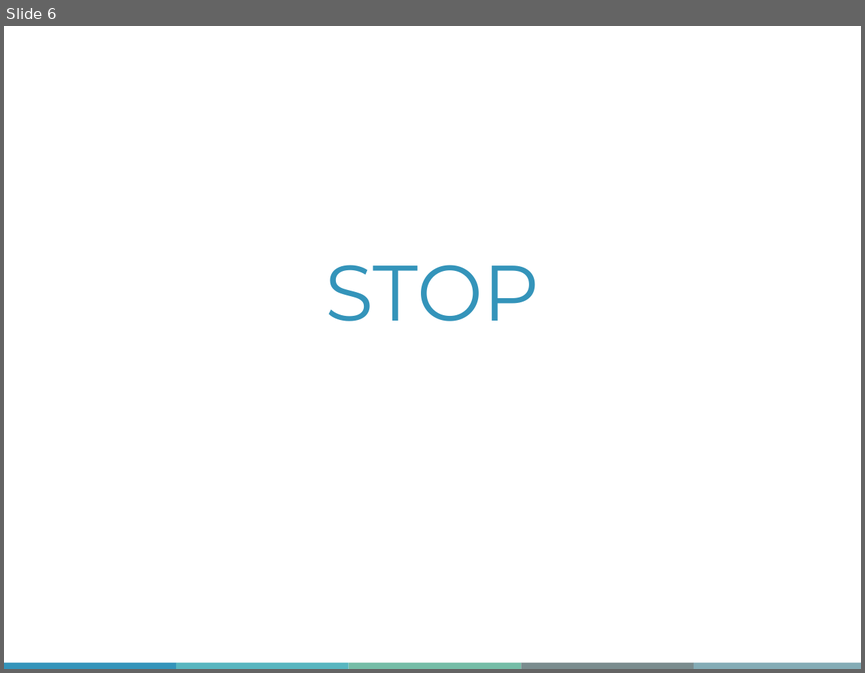
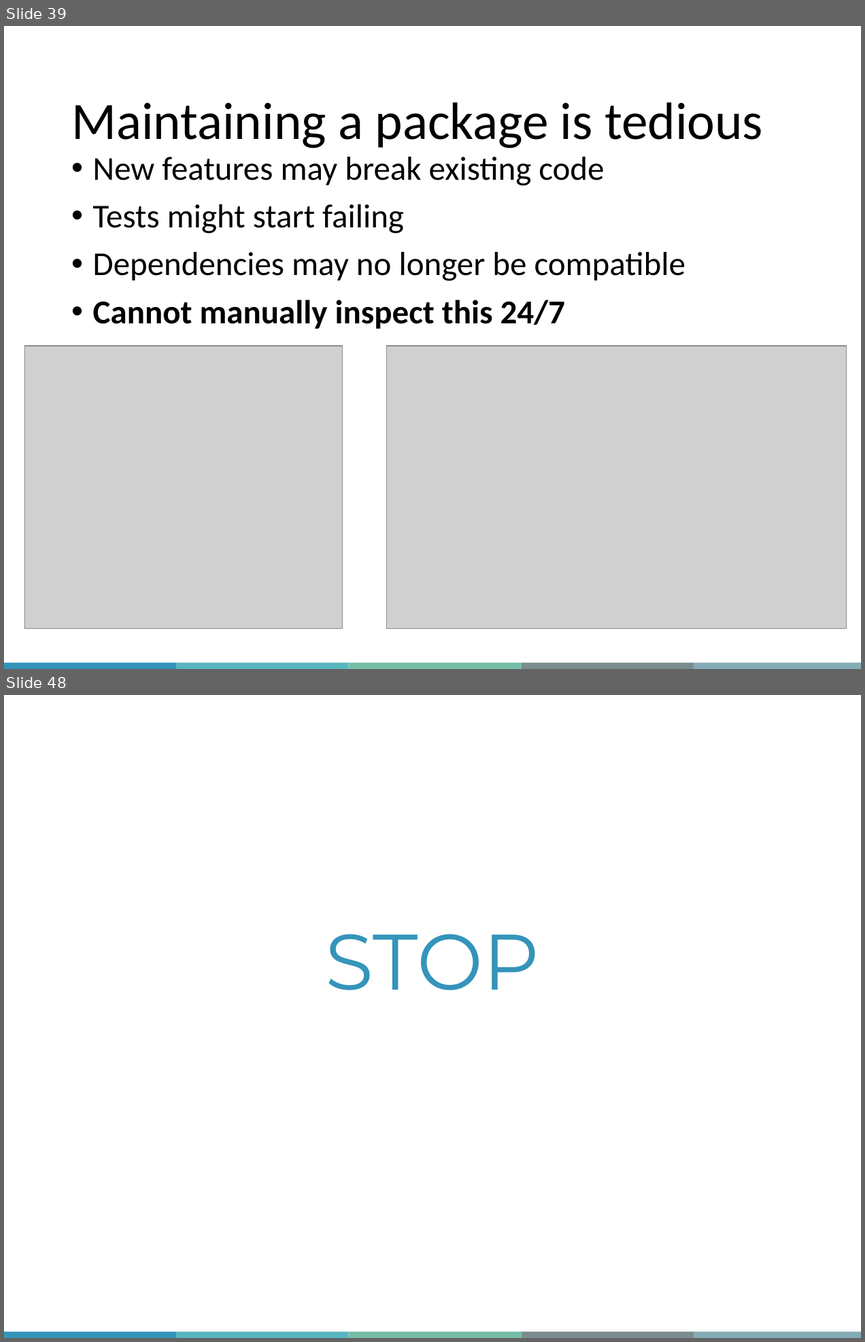
Before and after one commit to QLS-MiCM/RPackageDevelopment, a slide deck: Slides/RPackageDevelopment_Slides.pptx. Shown one above the other, each under a label of ours: slide 6 before the commit, slides 39 and 48 after it; the slides between them are not shown. The pictures are 865x673 and 865x1342 pixels, drawn with LibreOffice and Linux fonts; fonts in the diff are those of the drawing; grey boxes stand for pictures; background and template pictures are left out. Boxes give left, top, right and bottom in pixels: in the first picture for what was removed or moved away, otherwise in the second. Text is boxed around its words. In the diff, an @@ line names an element or a change of style, - is before the commit and + after.

```diff
--- a/Slides/RPackageDevelopment_Slides.pptx
+++ b/Slides/RPackageDevelopment_Slides.pptx
@@ slide 39 added at box(4, 26, 861, 669), background #FFFFFF; not listed: 5 template elements that a slide beside it also shows @@
@@ title added at box(71, 102, 763, 148), 44 pt, text #000000 @@
+Maintaining a package is tedious
@@ text added at box(93, 157, 685, 329), 28 pt, text #000000 @@
+• New features may break existing code
+• Tests might start failing
+• Dependencies may no longer be compatible
+• Cannot manually inspect this 24/7
@@ picture added at box(24, 346, 343, 628) @@
@@ picture added at box(387, 346, 847, 628) @@
@@ what was slide 6 is now slide 48 @@
```
Also in this commit, not shown: 3 slides changed, 42 other slides added, 1 slide removed.
